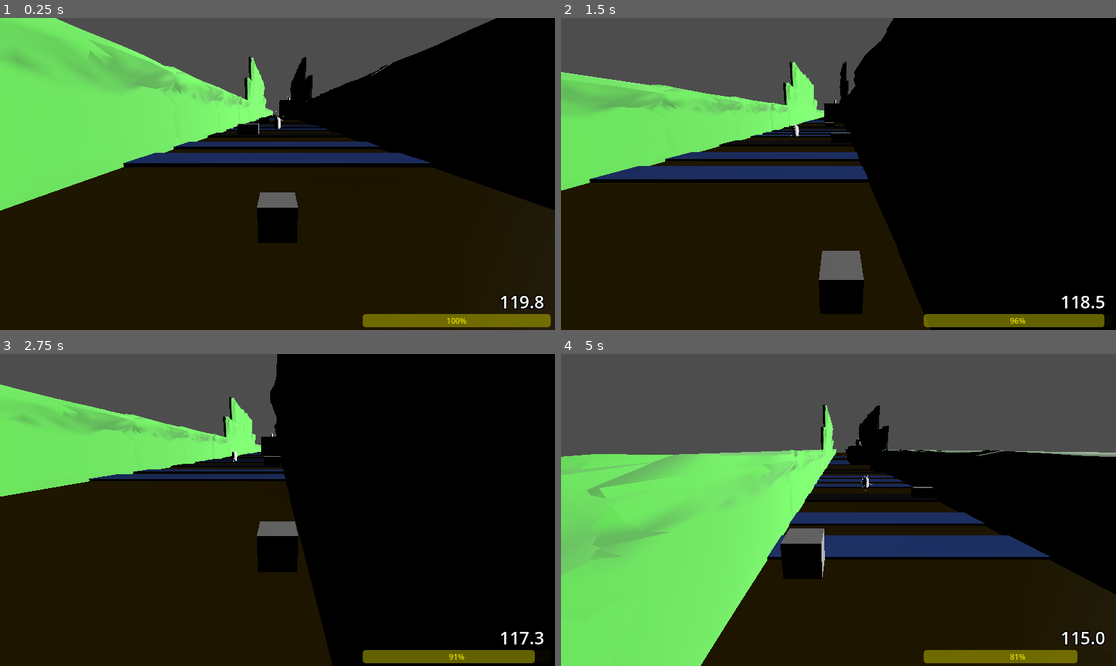
Above: before the commit, frames 1-4 (two rows, left to right).
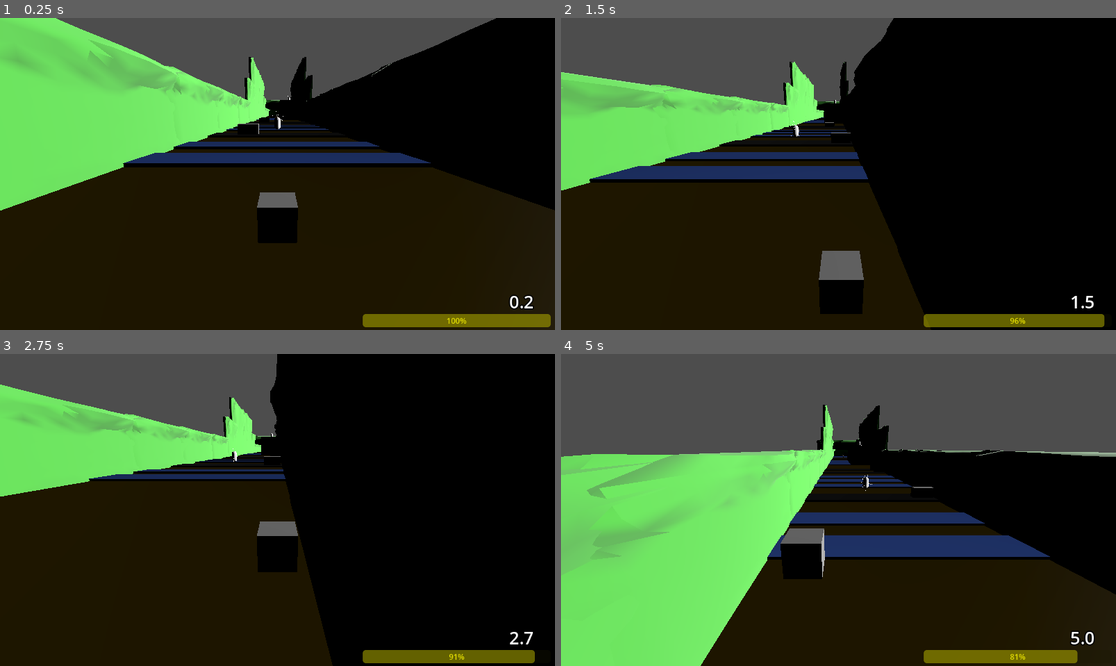
Above: after the commit, the same moments.

Repository: notadoctortired/SleepyFrog
Game: Godot game, scene res://scenes/main_scene.tscn
Same seed, same stepped clock (60 frames per second), same inputs: the game is played once before the commit and once after it.
Inputs (mouse positions are in pixels of both pictures, inside the frame that each line leads up to):
- Up to frame 1 (0.25 s): no input
- Up to frame 2 (1.5 s): tap Enter (ui_accept) at 0.5 s; move the mouse to (960, 158) at 0.52 s; hold Right (move_right) 0.53-1.28 s; hold F 0.53-1.28 s; click (960, 158) at 0.67 s; tap Space (jump) at 0.77 s; move the mouse to (727, 189) at 1.27 s; hold Down (move_backward) from 1.28 s (still down); tap Q at 1.35 s
- Up to frame 3 (2.75 s): tap Space (jump) at 1.52 s; move the mouse to (333, 441) at 2.02 s; release Down (move_backward) at 2.03 s; hold Right (move_right) from 2.03 s (still down); hold F from 2.03 s (still down)
- Up to frame 4 (5 s): move the mouse to (810, 572) at 2.77 s; release Right (move_right) at 2.78 s; release F at 2.78 s; hold Up (move_forward) 2.78-3.53 s; tap Q at 2.85, 4.35 s; click (810, 572) at 2.92 s; tap Space (jump) at 3.02, 3.77, 4.52 s; move the mouse to (1005, 556) at 3.52 s; hold F 3.53-4.28 s; hold Left (move_left) from 3.53 s (still down); move the mouse to (672, 463) at 4.27 s

The runs differ from the first frame. In frame 1, 0.3% of the frame differs, in the area x 47-99%, y 26-94%; in frame 2, 0.2%; in frame 3, 0.2%; in frame 4, 0.4%, in the area x 46-99%, y 27-94%.

Commit message:
final commit

Diff:
--- a/scenes/main_scene.tscn
+++ b/scenes/main_scene.tscn
@@ -642,6 +642,21 @@
 transform = Transform3D(1, 0, 0, 0, 1, 0, 0, 0, 1, 0, 0.51488, -0.174219)
 shape = SubResource("BoxShape3D_e1cbu")
 
+[node name="Cliff_51" type="StaticBody3D" parent="Floor_and_Walls"]
+transform = Transform3D(-72.384, 0, 3.57628e-07, 0, 22.2768, 0, -5.53131e-06, 0, -4, 0.9, 3.5, -230)
+
+[node name="MeshInstance3D" type="MeshInstance3D" parent="Floor_and_Walls/Cliff_51"]
+material_override = ExtResource("10_e1cbu")
+mesh = ExtResource("9_c1pb6")
+
+[node name="Collision_Cliff" type="CollisionShape3D" parent="Floor_and_Walls/Cliff_51"]
+transform = Transform3D(1, 0, 0, 0, 1, 0, 0, 0, 1, 2.98023e-08, -1.19209e-07, -0.0499997)
+shape = SubResource("BoxShape3D_6wevv")
+
+[node name="Collision_Cliff_1" type="CollisionShape3D" parent="Floor_and_Walls/Cliff_51"]
+transform = Transform3D(1, 0, 0, 0, 1, 0, 0, 0, 1, 0, 0.51488, -0.174219)
+shape = SubResource("BoxShape3D_e1cbu")
+
 [node name="Cliff_28" type="StaticBody3D" parent="Floor_and_Walls"]
 transform = Transform3D(3.27311e-06, 0, 4, 0, 6.188, 0, -24.96, 0, 5.24537e-07, 10, 3.5, -218.588)
 
@@ -1146,7 +1161,7 @@
 shape = SubResource("BoxShape3D_01n6w")
 
 [node name="Victory" type="StaticBody3D" parent="Obstacles"]
-transform = Transform3D(-24.6375, 0, 0, 0, 1, 0, 0, 0, 3.84303, -1.48209, 0.0223618, -239.752)
+transform = Transform3D(-24.6375, 0, 0, 0, 1, 0, 0, 0, 3.84303, -1.48209, 0.0223618, -223.752)
 
 [node name="Area3D" type="Area3D" parent="Obstacles/Victory"]
 transform = Transform3D(1.01, 0, 0, 0, 1.01, 0, 0, 0, 1.01, 0, 0, 0)
--- a/scripts/timer.gd
+++ b/scripts/timer.gd
@@ -1,11 +1,8 @@
 extends Label
 
-@export var timer_value = 120
+@export var timer_value = 0
 
 func _process(delta):
 	text = str(snapped(timer_value,0.1))
 
-	timer_value -= 1*delta
-
-	if timer_value <= 0:
-		get_tree().reload_current_scene()
+	timer_value += 1*delta
